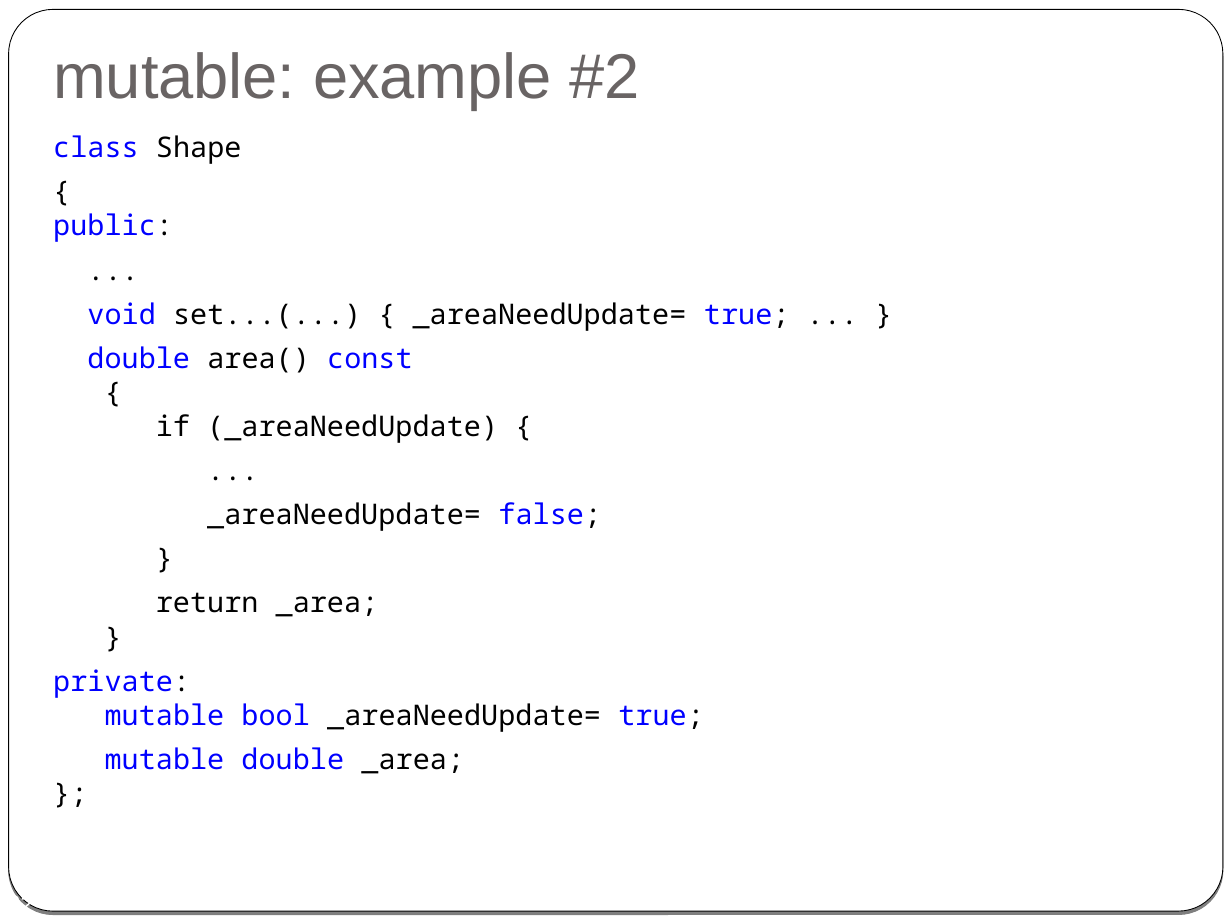
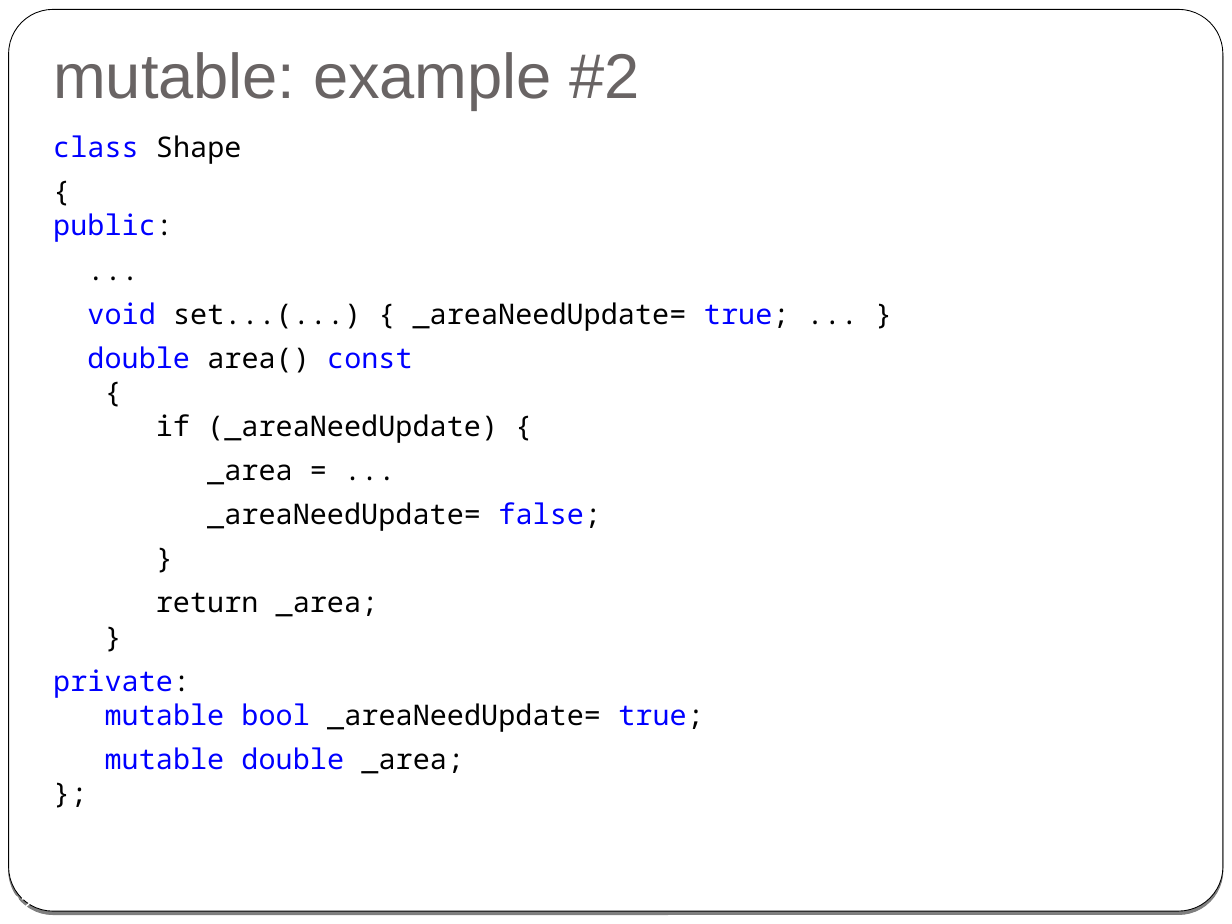
Before and after one commit to cpp-at-ariel/cpp-5778, a slide deck: slide 32 of week03-reference-const/slides-reference.odp. Drawn at 1232x924 pixels with LibreOffice and Linux fonts; fonts in the diff are those of the drawing. Boxes give left, top, right and bottom in pixels: in the first picture for what was removed or moved away, otherwise in the second. Text is boxed around its words. In the diff, an @@ line names an element or a change of style, - is before the commit and + after.

```diff
--- a/week03-reference-const/slides-reference.odp
+++ b/week03-reference-const/slides-reference.odp
@@ text at bbox=[207, 464, 292, 485]: text changed @@
-...
+_area = ...
```
Also in this commit, not shown: 6 other slides changed, 25 other files.
